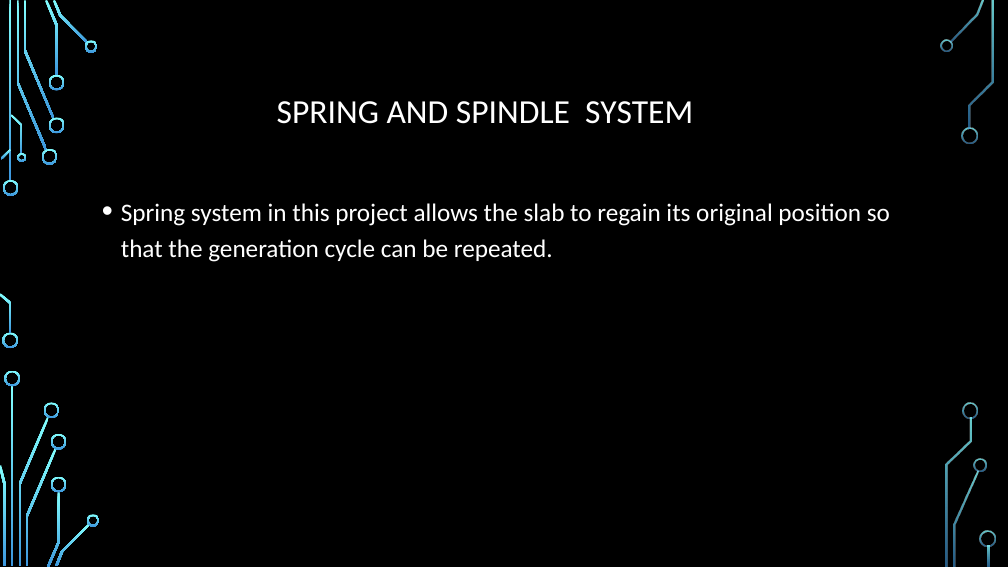
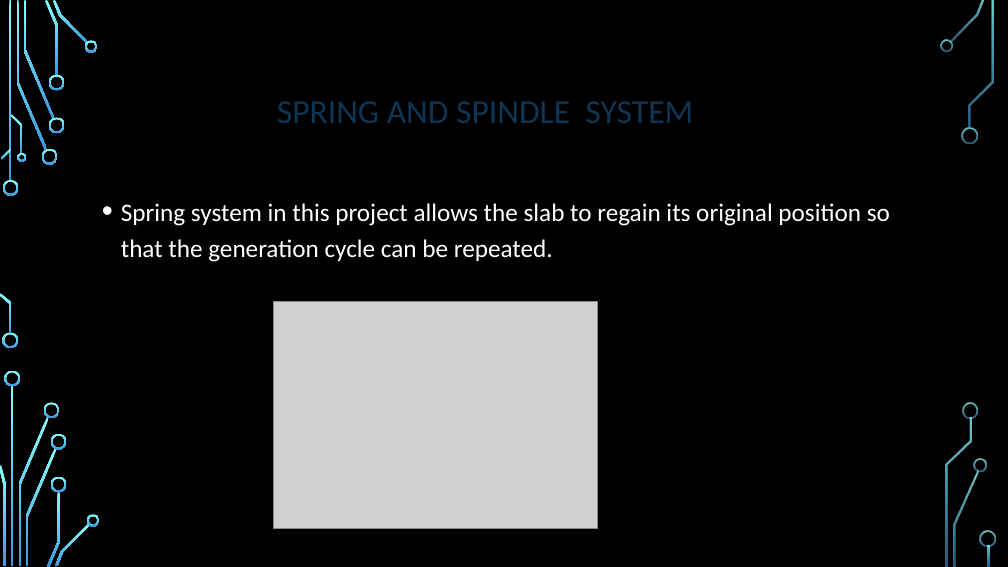
Before and after one commit to Abbashozefa/MINI-PROJECT-SEM1, a slide deck: slide 10 of mini project sem 1.pptx (slide 8 before the commit). Drawn at 1008x567 pixels with LibreOffice and Linux fonts; fonts in the diff are those of the drawing; grey boxes stand for pictures; background and template pictures are left out. Boxes give left, top, right and bottom in pixels: in the first picture for what was removed or moved away, otherwise in the second. Text is boxed around its words. In the diff, an @@ line names an element or a change of style, - is before the commit and + after.

```diff
--- a/mini project sem 1.pptx
+++ b/mini project sem 1.pptx
@@ title "SPRING AND SPINDLE SYSTEM" at [277,101,693,123]: text colour #FFFFFF to #0E3554 @@
@@ picture added at [274,302,597,529] @@
```
Also in this commit, not shown: 13 other slides changed, 6 slides added, 1 slide removed.
